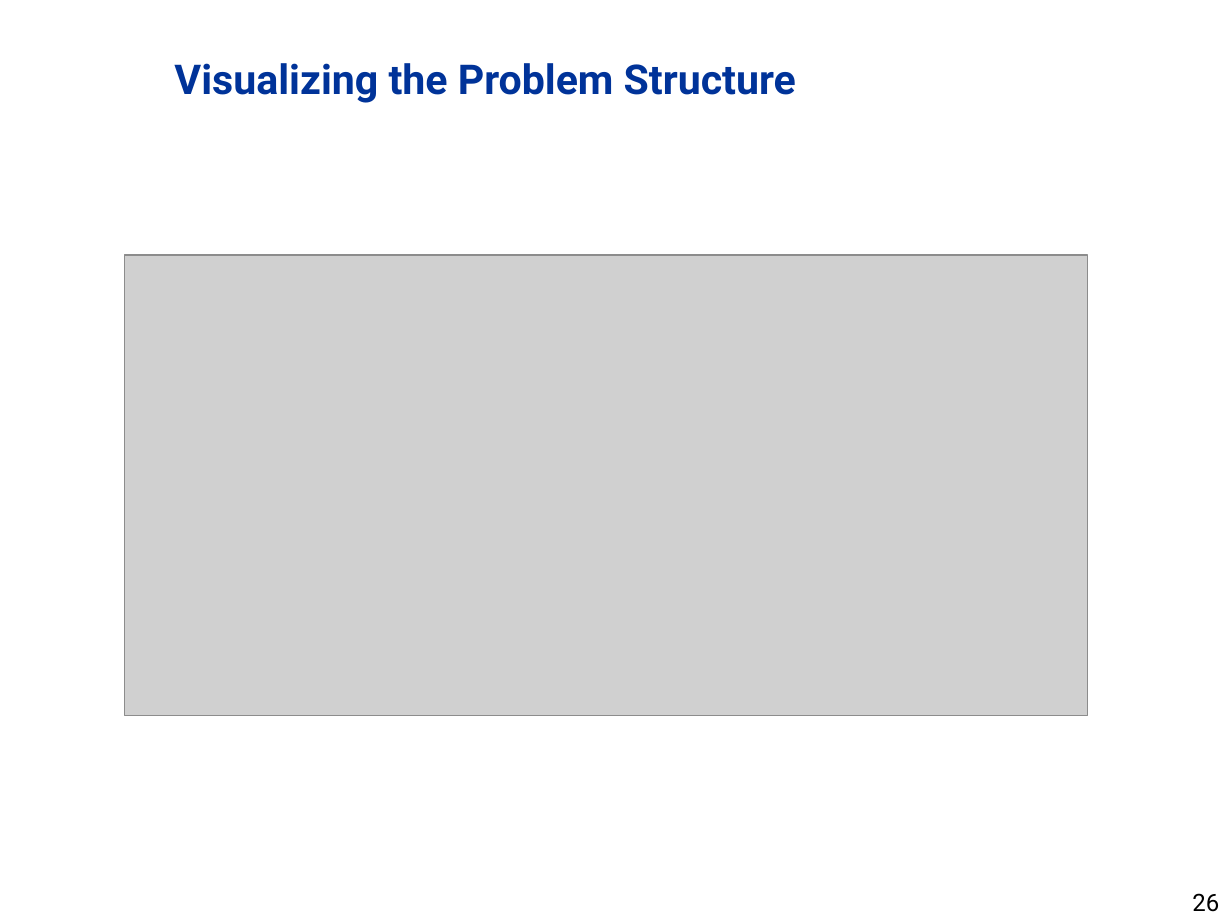
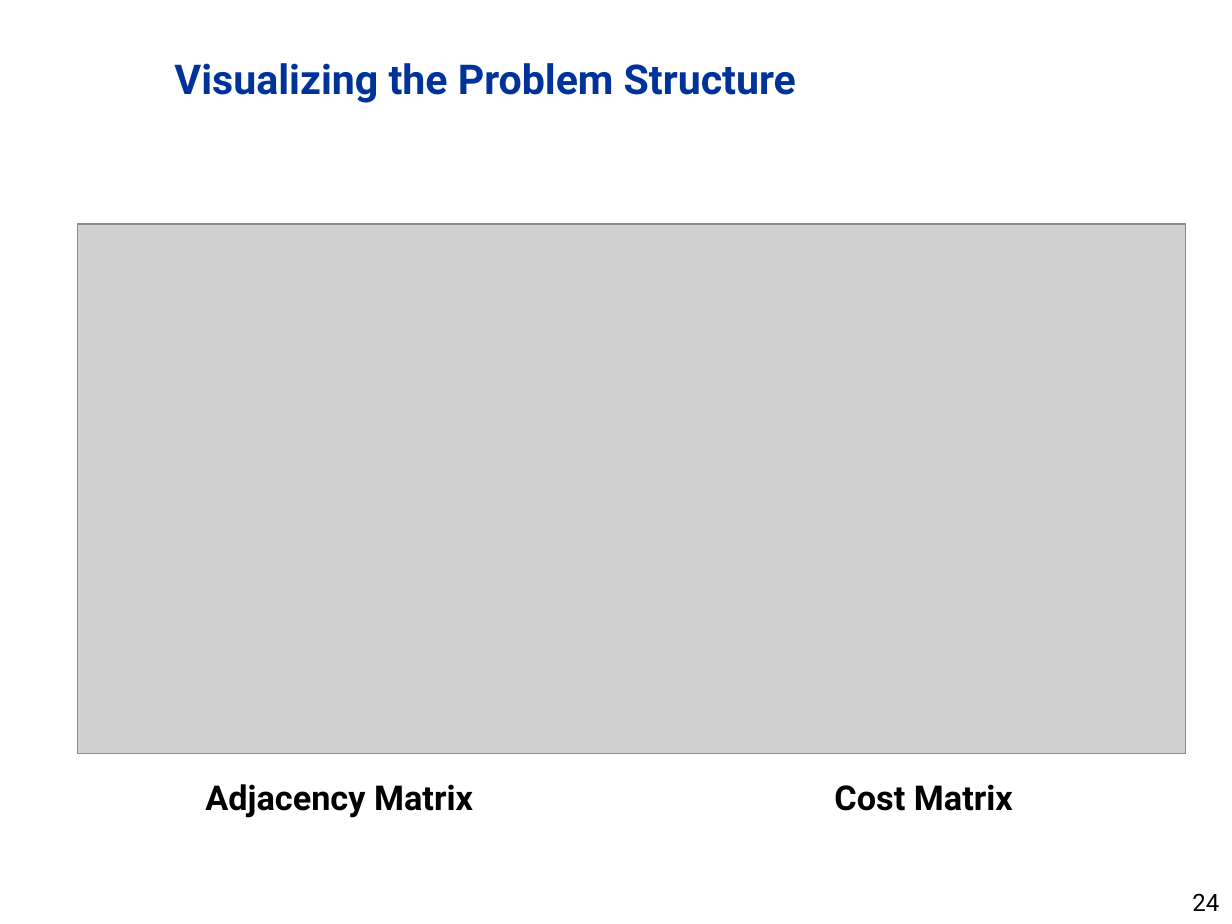
Before and after one commit to dddvision/functionalnavigation, a slide deck: slide 24 of docs/JNC2011/presentation.pptx (slide 26 before the commit). Drawn at 1232x924 pixels with LibreOffice and Linux fonts; fonts in the diff are those of the drawing; grey boxes stand for pictures; background and template pictures are left out. Boxes give left, top, right and bottom in pixels: in the first picture for what was removed or moved away, otherwise in the second. Text is boxed around its words. In the diff, an @@ line names an element or a change of style, - is before the commit and + after.

```diff
--- a/docs/JNC2011/presentation.pptx
+++ b/docs/JNC2011/presentation.pptx
@@ picture: place and size @@
-picture at (124,255,1088,716)
+picture at (78,224,1185,754)
@@ text added at (205,784,473,818), 20 pt, text #000000, bold @@
+Adjacency Matrix
@@ text added at (834,784,1013,811), 20 pt, text #000000, bold @@
+Cost Matrix
@@ page number at (1192,893,1219,911): text changed @@
-26
+24
```
Also in this commit, not shown: 13 other slides changed, 2 slides added, 4 slides removed.
